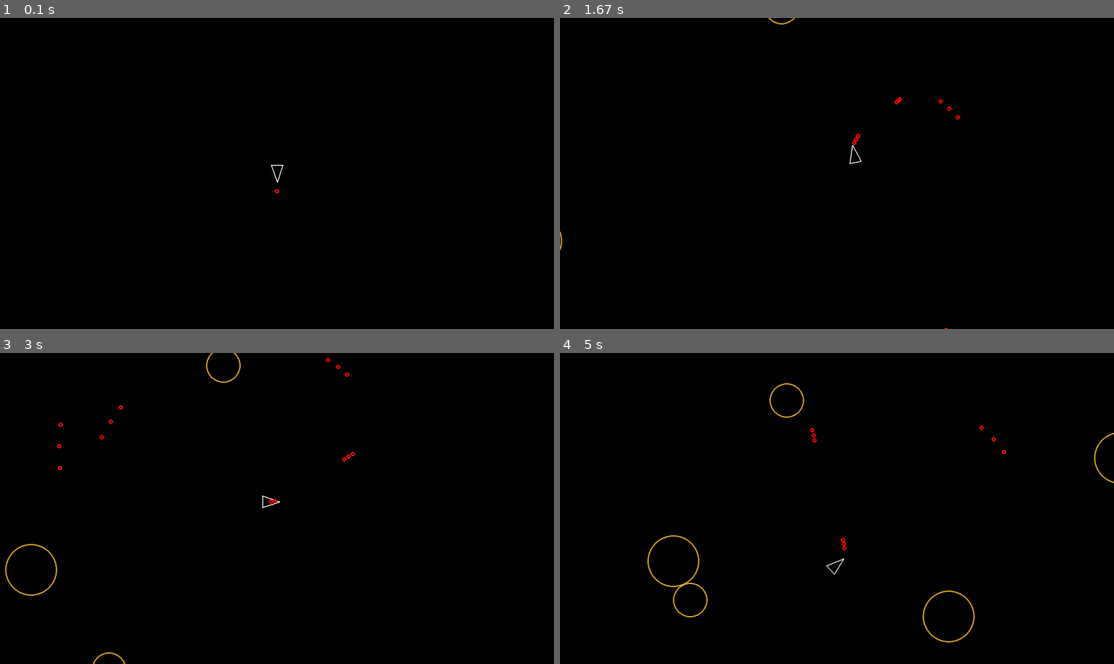
Above: before the commit, frames 1-4 (two rows, left to right).
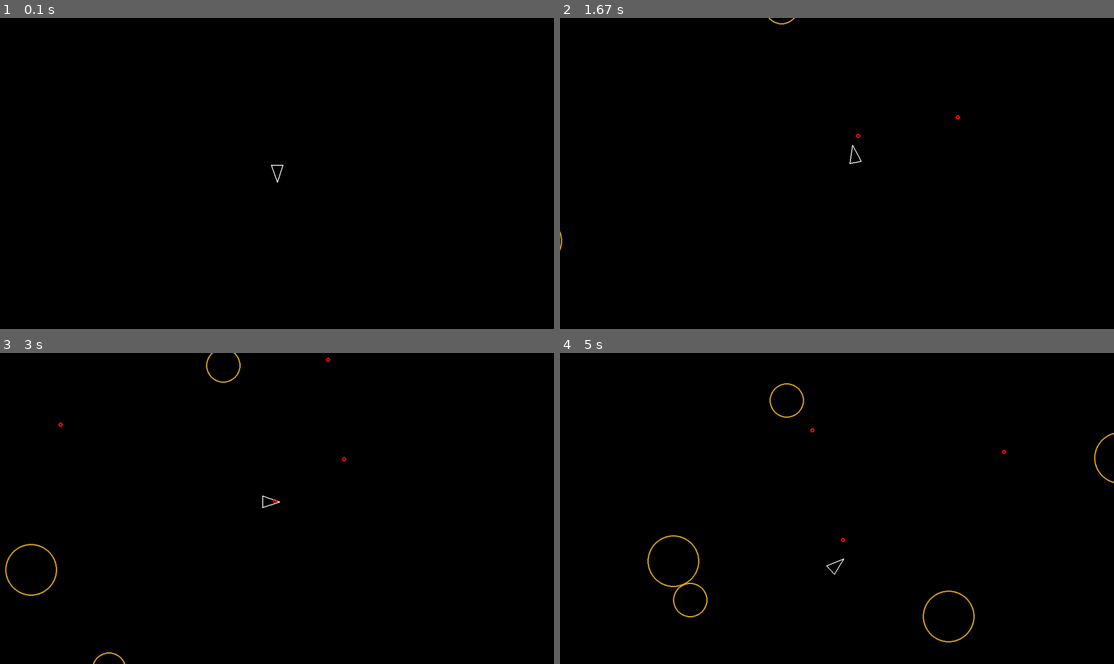
Above: after the commit, the same moments.

Repository: curpish/pygame_asteroids
Game: pygame game, started from main.py
The game is run twice, just before and just after one commit, with the same random seed, the same clock (stepped at 60 frames per second) and the same inputs.
Inputs:
- Up to frame 1 (0.1 s): no input
- Up to frame 2 (1.67 s): tap Space at 0.33, 0.73, 1.03, 1.23, 1.57 s; hold D 0.67-1.13 s; hold W 1.17-1.47 s; hold D from 1.5 s (still down)
- Up to frame 3 (3 s): tap Space at 1.87, 2.07, 2.37, 2.63, 2.97 s; release D at 1.97 s; hold A 2-2.53 s; hold S 2.57-2.87 s; hold A from 2.9 s (still down)
- Up to frame 4 (5 s): tap Space at 3.27, 3.4, 3.8, 4.1, 4.47, 4.87 s; release A at 3.3 s; hold W 3.33-3.7 s; hold D 3.73-4.37 s; hold S 4.4-4.77 s; hold A from 4.8 s (still down)

The runs differ from the first frame. In frame 1, less than 0.1% of the frame differs, in the area x 49-51%, y 54-57%; in frame 2, less than 0.1%; in frame 3, 0.1%, in the area x 10-65%, y 3-49%; in frame 4, less than 0.1%.

Commit message:
shoot rate limited

Diff:
--- a/constants.py
+++ b/constants.py
@@ -12,3 +12,4 @@
 SHOT_RADIUS = 5
 SHOT_COLOR = (255, 10, 10)  # Bright red
 PLAYER_SHOOT_SPEED = 500
+PLAYER_SHOOT_COOLDOWN = 0.3
--- a/player.py
+++ b/player.py
@@ -6,9 +6,8 @@
     def __init__(self, x, y):
         super().__init__(x, y, PLAYER_RADIUS)
         self.rotation = 0
-        shoot_rate_limit = 0
-        if self.shoot():
-            shoot_rate_limit = PLAYER_SHOOT_COOLDOWN
+        self.shoot_rate_limit = 0
+
 
         # in the player class
     def triangle(self):
@@ -26,6 +25,7 @@
         self.rotation += PLAYER_TURN_SPEED * dt
 
     def update(self, dt):
+        self.shoot_rate_limit -= dt
         keys = pygame.key.get_pressed()
 
         if keys[pygame.K_a]:
@@ -44,13 +44,21 @@
         self.position += forward * PLAYER_SPEED * dt
 
     def shoot(self):
-        # Create the shot (it will be automatically added to all containers)
-        shot = Shot(self.position.x, self.position.y)
+        if self.shoot_rate_limit > 0:
+            return False
+        else:
+            # Reset the cooldown timer
+            self.shoot_rate_limit = PLAYER_SHOOT_COOLDOWN
 
-        # Set up the velocity
-        velocity = pygame.Vector2(0, 1)  # Start with upward direction
-        velocity = velocity.rotate(self.rotation)
-        velocity *= PLAYER_SHOOT_SPEED
+            # Create the shot (it will be automatically added to all containers)
+            shot = Shot(self.position.x, self.position.y)
 
-        # Set the shot's velocity
-        shot.velocity = velocity
+            # Set up the velocity
+            velocity = pygame.Vector2(0, 1)  # Start with upward direction
+            velocity = velocity.rotate(self.rotation)
+            velocity *= PLAYER_SHOOT_SPEED
+
+            # Set the shot's velocity
+            shot.velocity = velocity
+
+            return True
